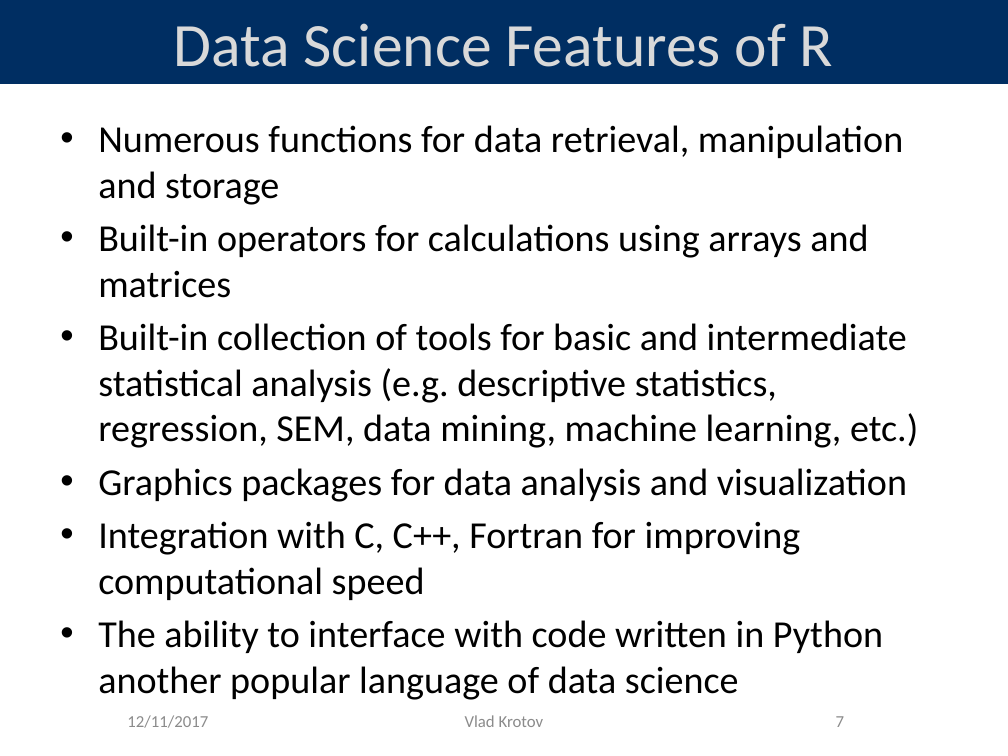
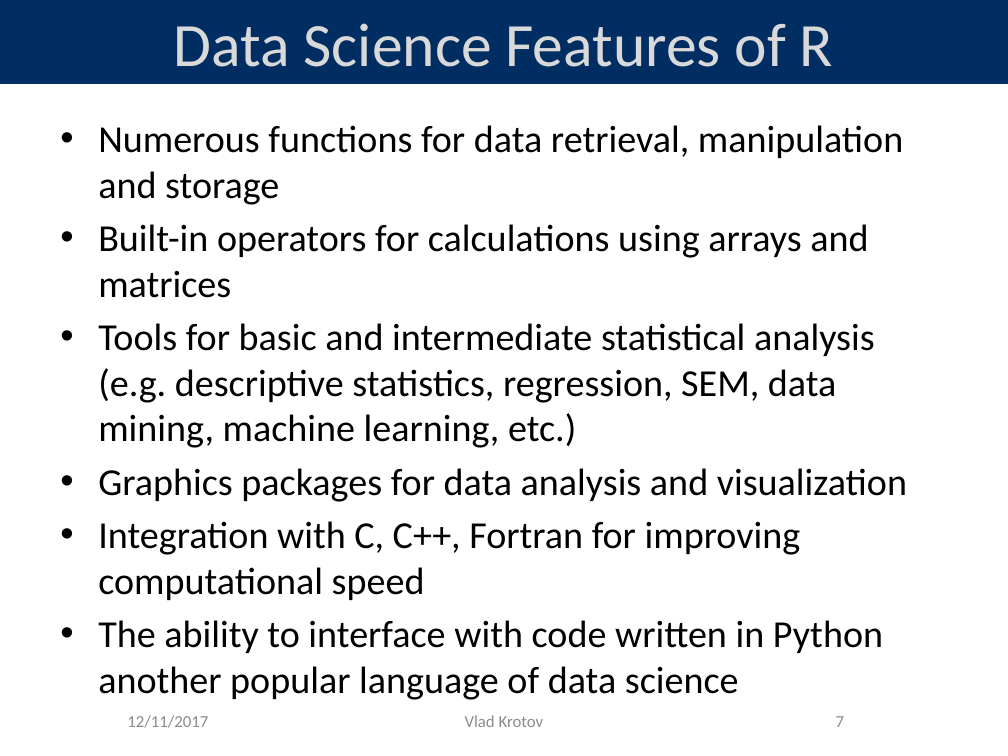
Before and after one commit to vladkrotov/RTutorial, a slide deck: slide 7 of RTutorial_Presentation.pptx. Drawn at 1008x756 pixels with LibreOffice and Linux fonts; fonts in the diff are those of the drawing; background and template pictures are left out. Boxes give left, top, right and bottom in pixels: in the first picture for what was removed or moved away, otherwise in the second. Text is boxed around its words. In the diff, an @@ line names an element or a change of style, - is before the commit and + after.

```diff
--- a/RTutorial_Presentation.pptx
+++ b/RTutorial_Presentation.pptx
@@ text at [98, 323, 875, 448]: text changed @@
-• Built-in collection of tools for basic and intermediate statistical analysis (e.g. descriptive statistics, regression, SEM, data mining, machine learning, etc.)
+• Tools for basic and intermediate statistical analysis (e.g. descriptive statistics, regression, SEM, data mining, machine learning, etc.)
```
